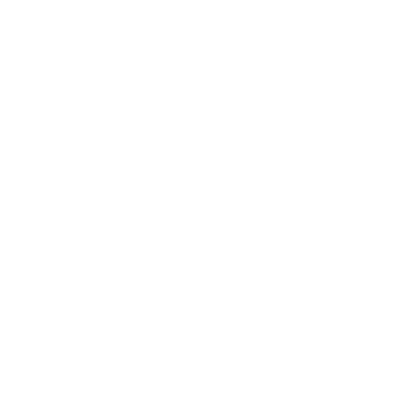
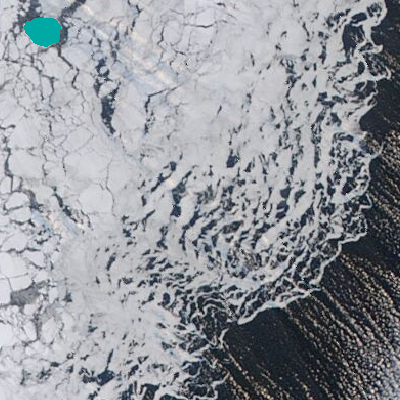
Layered file, before and after one edit (400×400). Changes by layer:
painted on "ice floes" over [24,18,61,47]
added layer "Layer 2" above "Layer 1" over [0,0,400,400]
